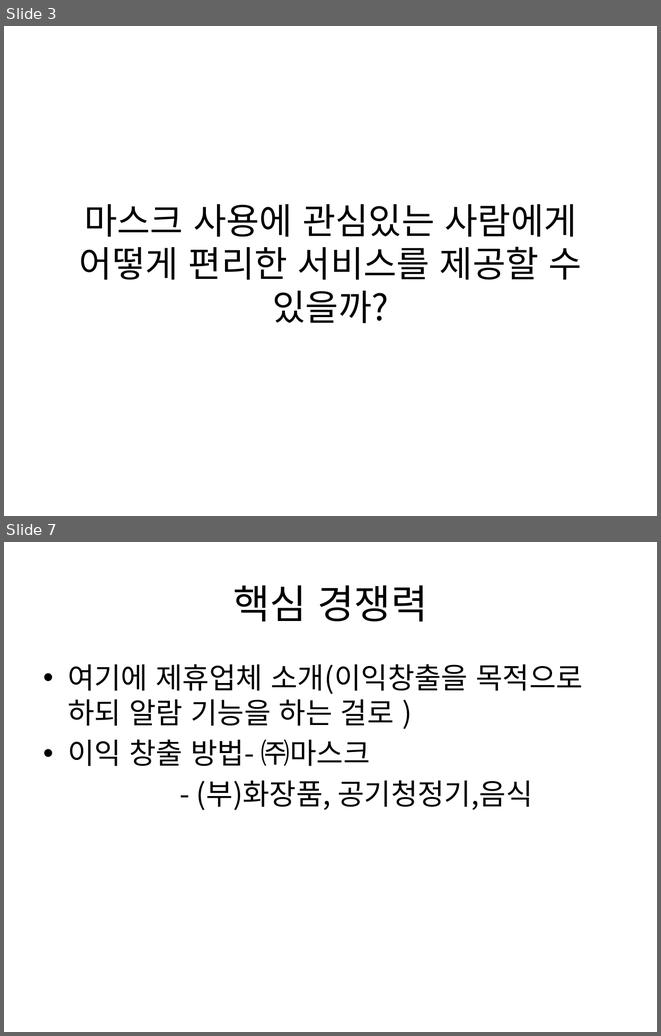
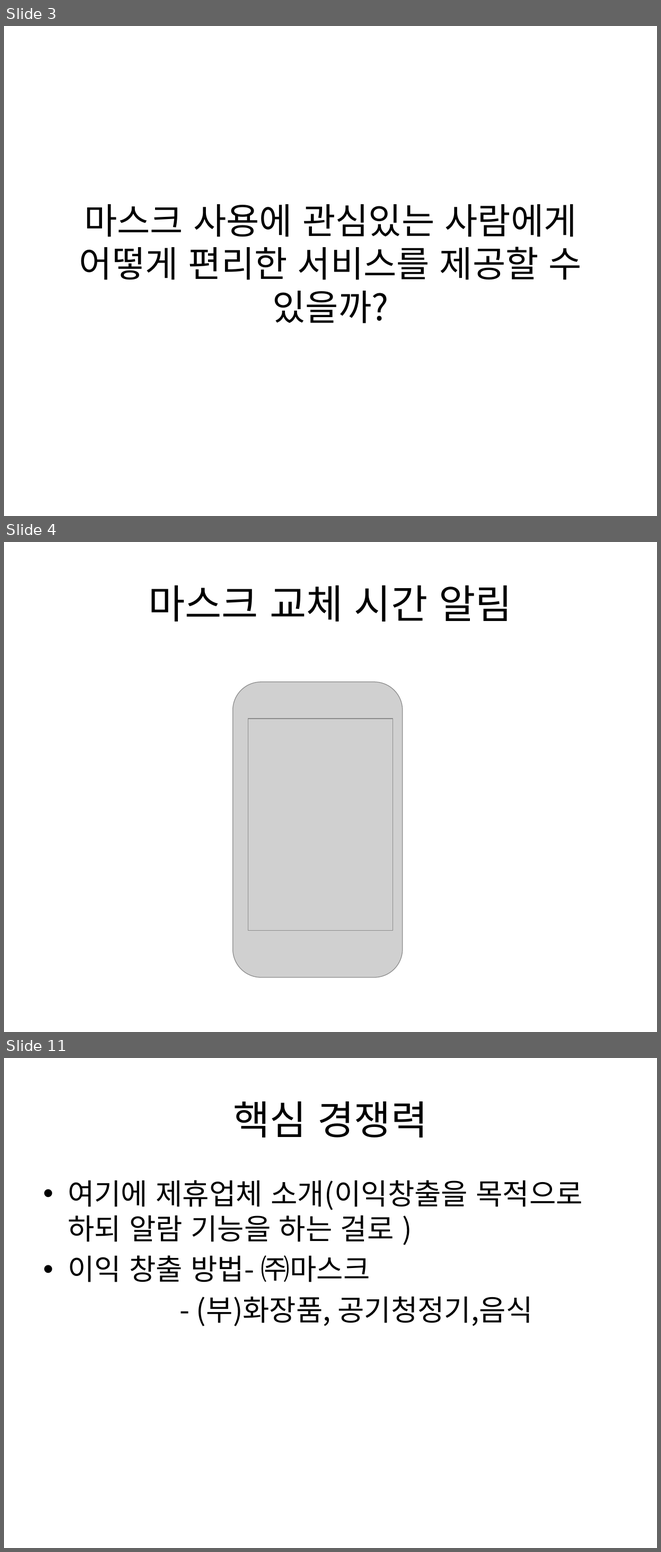
Before and after one commit to pasongsj/ideatone, a slide deck: ideatoneppt.pptx. Shown one above the other, each under a label of ours: slides 3 and 7 before the commit, slides 3, 4 and 11 after it; the slides between them are not shown. The pictures are 661x1036 and 661x1552 pixels, drawn with LibreOffice and Linux fonts; fonts in the diff are those of the drawing; grey boxes stand for pictures. Boxes give left, top, right and bottom in pixels: in the first picture for what was removed or moved away, otherwise in the second. Text is boxed around its words. In the diff, an @@ line names an element or a change of style, - is before the commit and + after.

```diff
--- a/ideatoneppt.pptx
+++ b/ideatoneppt.pptx
@@ slide 4 added at [4, 542, 657, 1032], background #FFFFFF @@
@@ title added at [148, 585, 512, 622], 44 pt, text #000000 @@
+마스크 교체 시간 알림
@@ picture added at [232, 682, 403, 977] @@
@@ picture added at [248, 718, 392, 930] @@
@@ what was slide 7 is now slide 11 @@
```
Also in this commit, not shown: 6 other slides added, 3 slides removed, 1 other file.
